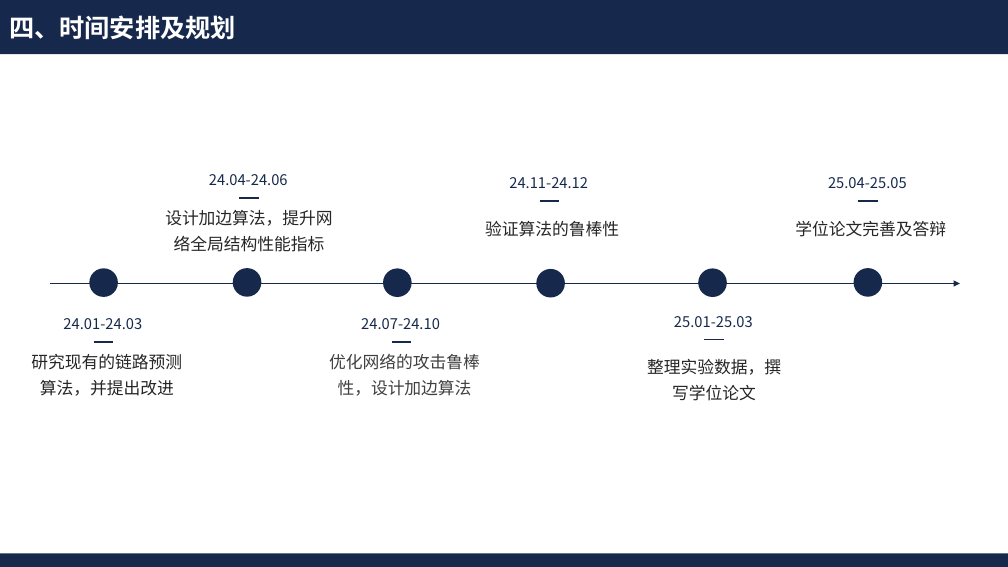
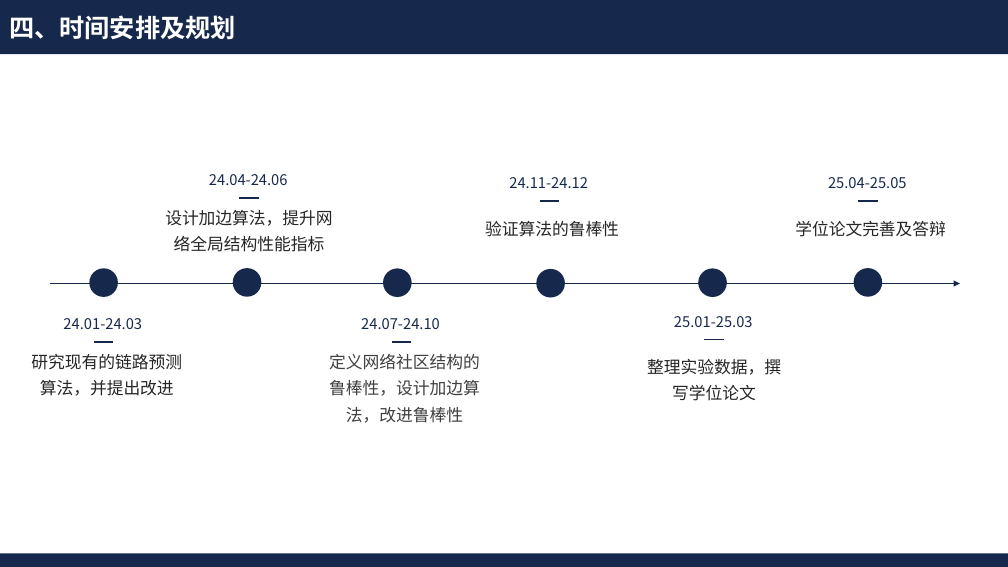
Before and after one commit to Akihi7777/day-day-up, a slide deck: slide 11 of 毕业近在咫尺/开题答辩.pptx. Drawn at 1008x567 pixels with LibreOffice and Linux fonts; fonts in the diff are those of the drawing; background and template pictures are left out. Boxes give left, top, right and bottom in pixels: in the first picture for what was removed or moved away, otherwise in the second. Text is boxed around its words. In the diff, an @@ line names an element or a change of style, - is before the commit and + after.

```diff
--- a/毕业近在咫尺/开题答辩.pptx
+++ b/毕业近在咫尺/开题答辩.pptx
@@ text at (329, 354, 480, 423): text changed @@
-优化网络的攻击鲁棒性，设计加边算法
+定义网络社区结构的鲁棒性，设计加边算法，改进鲁棒性
```
Also in this commit, not shown: 3 other slides changed, 2 slides removed, 1 other file.
